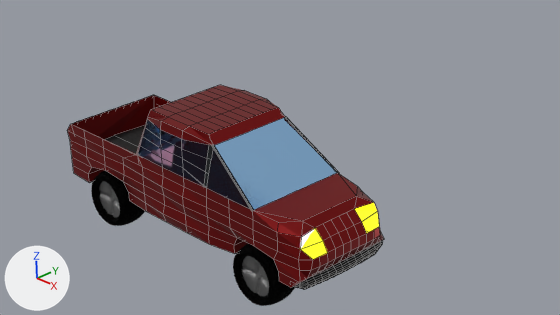
A saved change to the Blender file Assets/pickup_truck.blend.
Rendered twice from the file's camera 'Camera'. The axes (+X, +Y, +Z) are drawn at lower left. The lights are the same throughout. Mesh edges are drawn as thin lines on the coarser meshes.

The first picture shows 'Cylinder', 'Cylinder.001', 'Truck Body', 'wheel', 'wheel.003'.
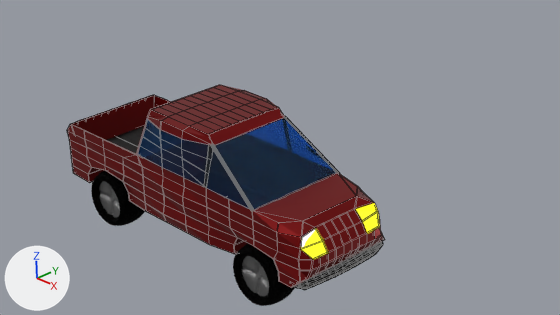
Commit message: fixed the truck

Patch to the scene script:
```diff
--- a/Assets/pickup_truck.blend.py
+++ b/Assets/pickup_truck.blend.py
@@ ob_truck_body @@
 ob_truck_body.scale = (0.827, 0.232, 0.232)
+_m = ob_truck_body.modifiers.new('Solidify', 'SOLIDIFY')
+_m.offset = 0.0
```

Changed parts and their boxes [x1, y1, x2, y2] in the pictures (560 x 315 px):
'Truck Body', modifiers changed: before [67, 85, 384, 289]; after [67, 85, 385, 290]
